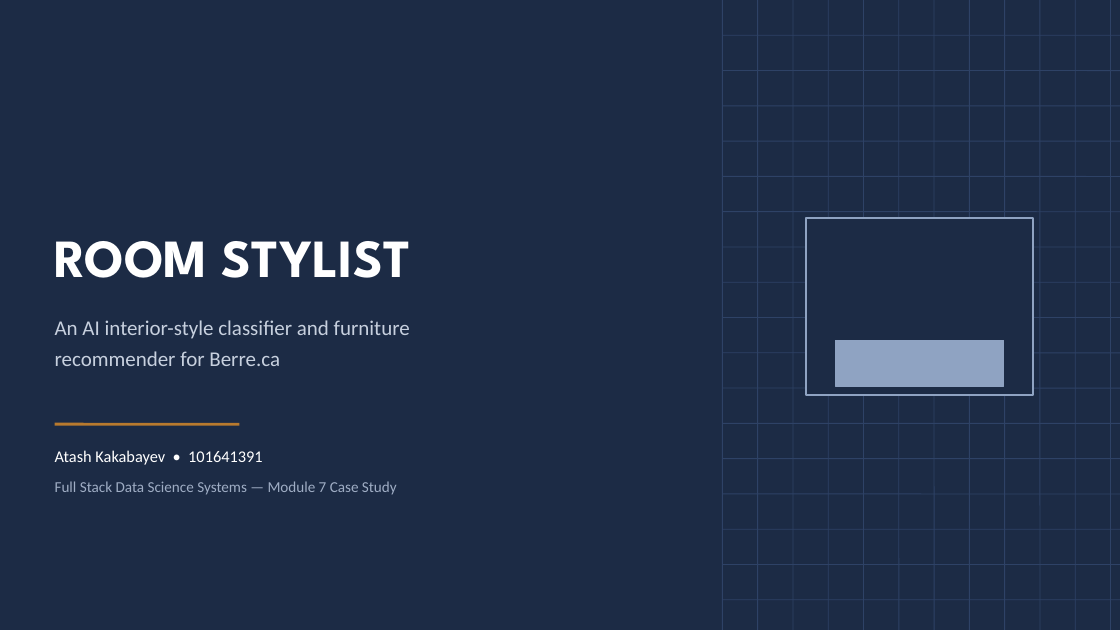
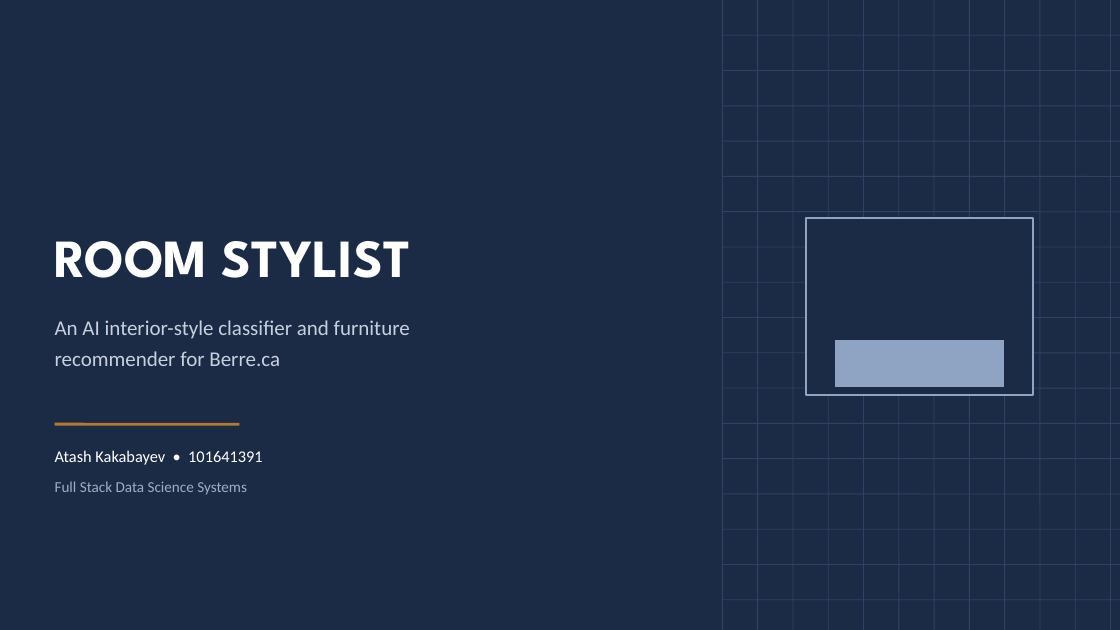
Before and after one commit to Atash22/room-stylist-berre, a slide deck: slide 1 of docs/Room_Stylist_Presentation.pptx. Drawn at 1120x630 pixels with LibreOffice and Linux fonts; fonts in the diff are those of the drawing. Boxes give left, top, right and bottom in pixels: in the first picture for what was removed or moved away, otherwise in the second. Text is boxed around its words. In the diff, an @@ line names an element or a change of style, - is before the commit and + after.

```diff
--- a/docs/Room_Stylist_Presentation.pptx
+++ b/docs/Room_Stylist_Presentation.pptx
@@ text at (55, 481, 247, 495): text changed @@
-Full Stack Data Science Systems — Module 7 Case Study
+Full Stack Data Science Systems
```
Also in this commit, not shown: 5 other slides changed, 1 slide removed.
